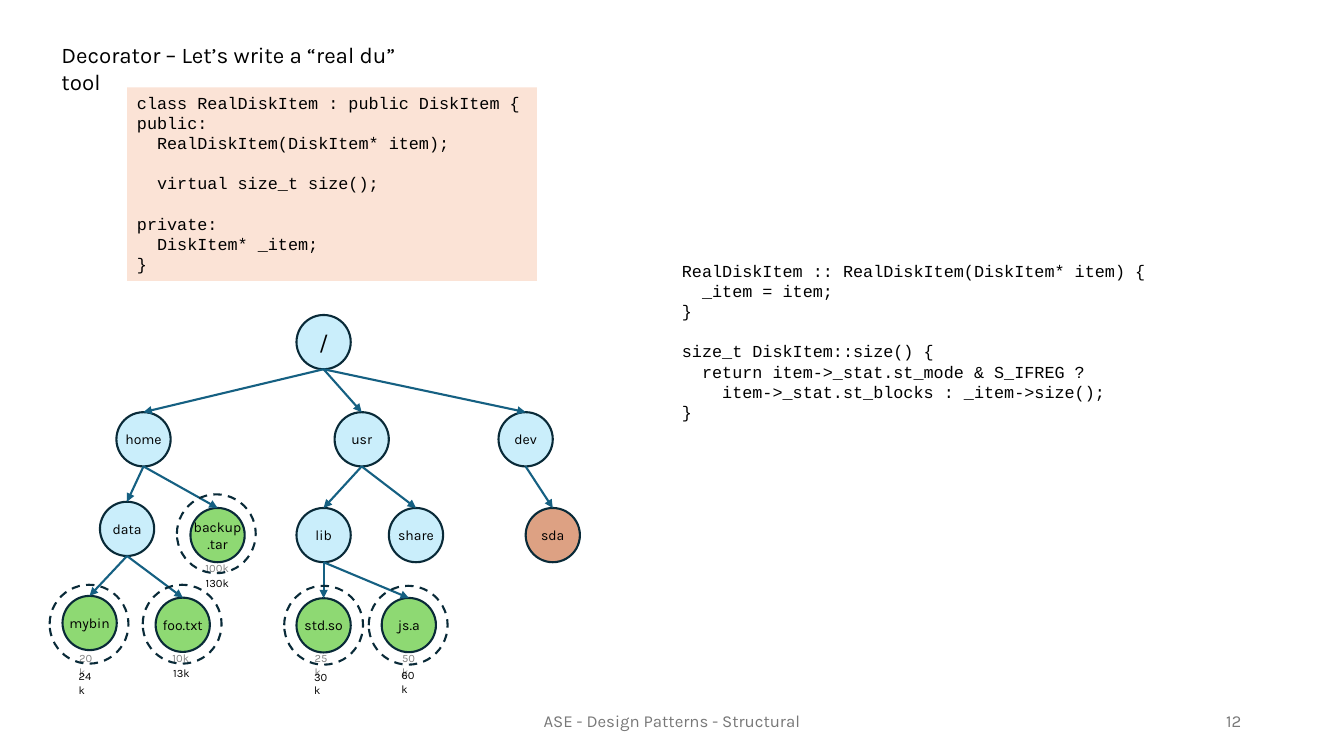
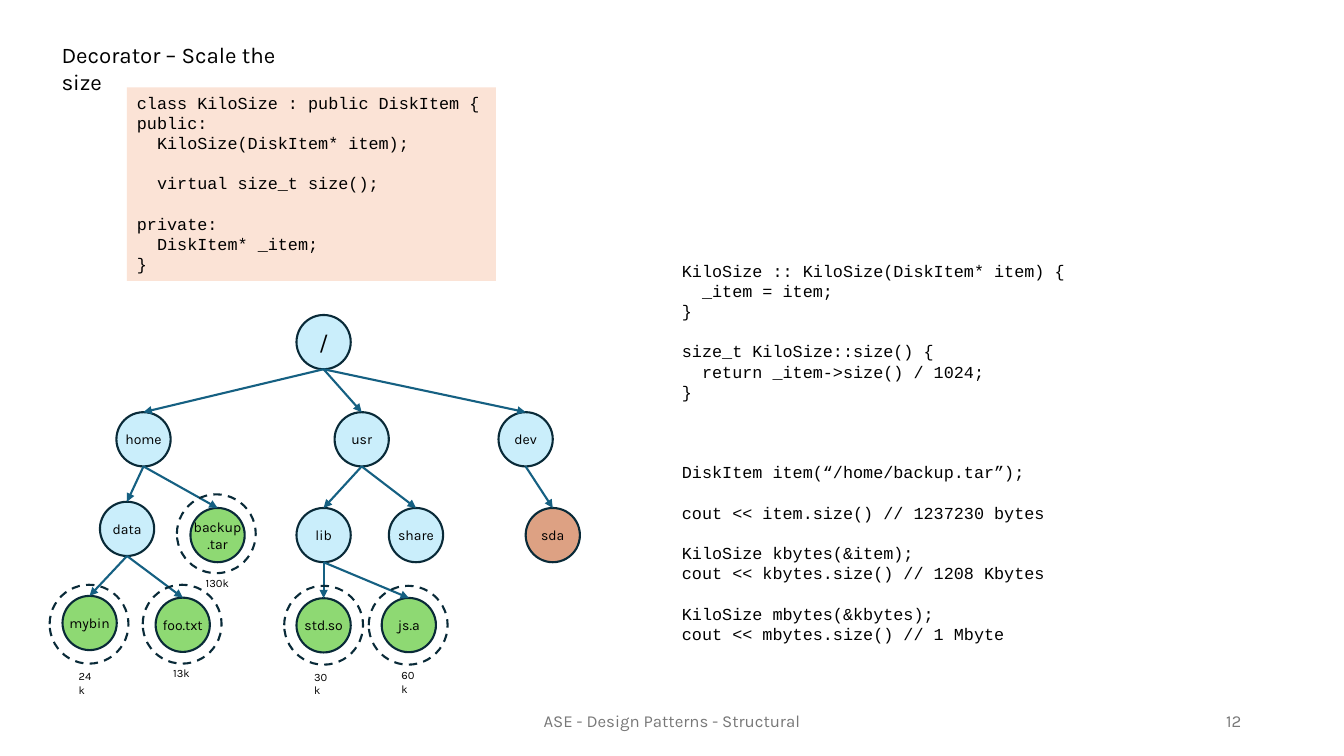
Before and after one commit to Ehsangood1/ASE, a slide deck: slide 12 of Lesson.03 - Design Patterns - Structural/Structural.pptx. Drawn at 1344x756 pixels with LibreOffice and Linux fonts; fonts in the diff are those of the drawing. Boxes give left, top, right and bottom in pixels: in the first picture for what was removed or moved away, otherwise in the second. Text is boxed around its words. In the diff, an @@ line names an element or a change of style, - is before the commit and + after.

Commit message:
Improve the Decorator example

```diff
--- a/Lesson.03 - Design Patterns - Structural/Structural.pptx
+++ b/Lesson.03 - Design Patterns - Structural/Structural.pptx
@@ text at box(62, 47, 275, 91): text changed @@
-Decorator – Let’s write a “real du” tool
+Decorator – Scale the size
@@ rectangle "class KiloSize : public DiskItem ...": place and size @@
-rectangle "class KiloSize : public DiskItem ..." at box(127, 88, 537, 281)
+rectangle "class KiloSize : public DiskItem ..." at box(127, 88, 496, 281)
@@ text in rectangle at box(137, 97, 460, 113): text changed @@
-class RealDiskItem : public DiskItem {
+class KiloSize : public DiskItem {
@@ text in rectangle at box(157, 137, 408, 153): text changed @@
-RealDiskItem(DiskItem* item);
+KiloSize(DiskItem* item);
@@ text at box(682, 265, 1044, 281): text changed @@
-RealDiskItem :: RealDiskItem(DiskItem* item) {
+KiloSize :: KiloSize(DiskItem* item) {
@@ text at box(682, 345, 984, 382): text changed @@
-size_t DiskItem::size() {
-return item->_stat.st_mode & S_IFREG ?
-item->_stat.st_blocks : _item->size();
+size_t KiloSize::size() {
+return _item->size() / 1024;
@@ text at box(682, 466, 1044, 644): paragraphs added @@
+DiskItem item(“/home/backup.tar”);
+cout << item.size() // 1237230 bytes
+KiloSize kbytes(&item);
+cout << kbytes.size() // 1208 Kbytes
+KiloSize mbytes(&kbytes);
+cout << mbytes.size() // 1 Mbyte
@@ group removed at box(70, 562, 431, 671): 5 texts @@
-100k
-20k
-10k
-25k
-50k
```
Also in this commit, not shown: 3 other slides changed.
